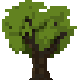
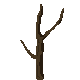
Revision of a layered (80, 80) image; what changed, layer by layer:
added layer "Layer 2" above "Layer 1" over [20, 4, 64, 80]
hid "Layer 1" over [2, 0, 77, 80]
